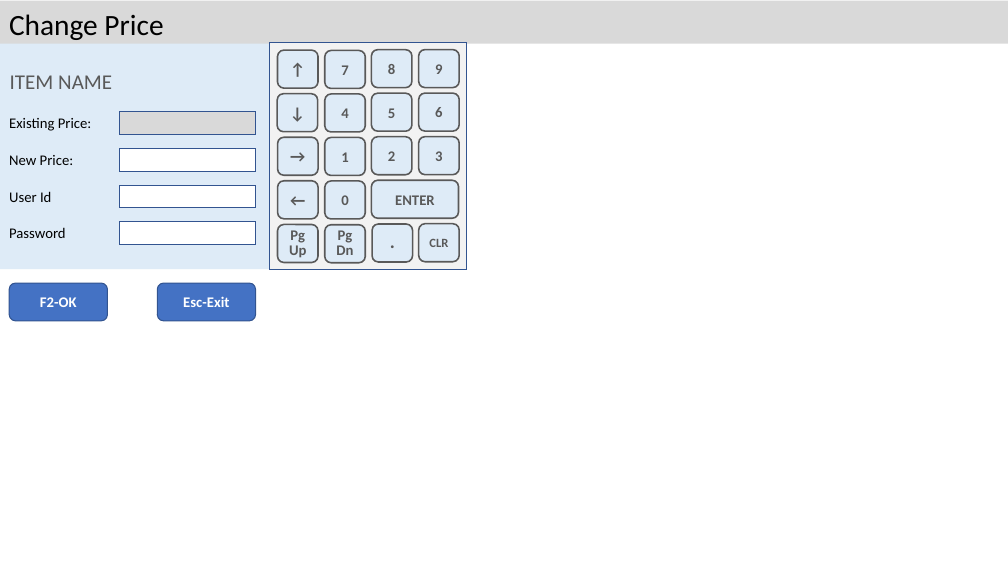
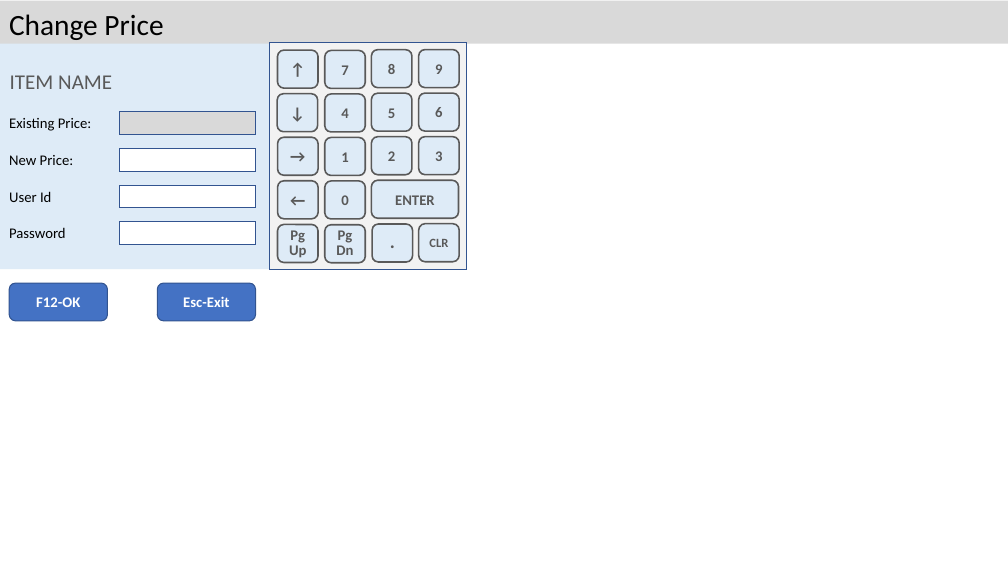
Before and after one commit to valignit/Documents, a slide deck: slide 27 of brief-specs.pptx (slide 23 before the commit). Drawn at 1008x567 pixels with LibreOffice and Linux fonts; fonts in the diff are those of the drawing. Boxes give left, top, right and bottom in pixels: in the first picture for what was removed or moved away, otherwise in the second. Text is boxed around its words. In the diff, an @@ line names an element or a change of style, - is before the commit and + after.

```diff
--- a/brief-specs.pptx
+++ b/brief-specs.pptx
@@ text in rounded rectangle at [36,297,80,307]: text changed @@
-F2-OK
+F12-OK
```
Also in this commit, not shown: 18 other slides changed, 5 slides added, 1 slide removed.
